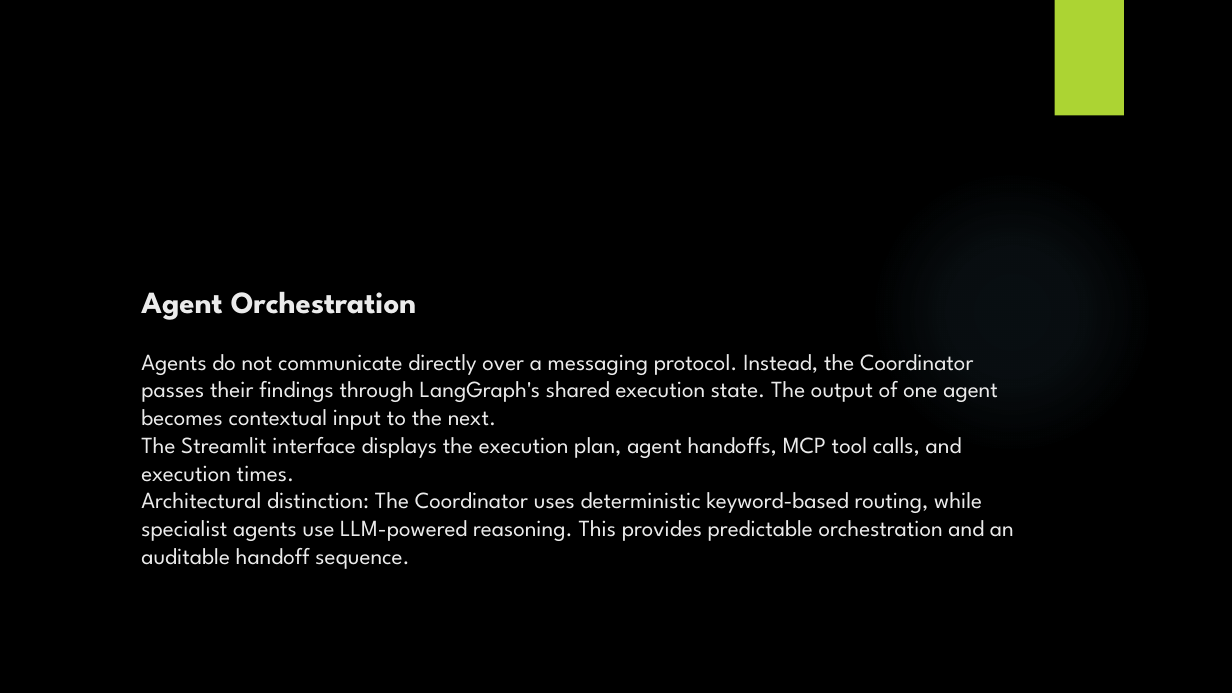
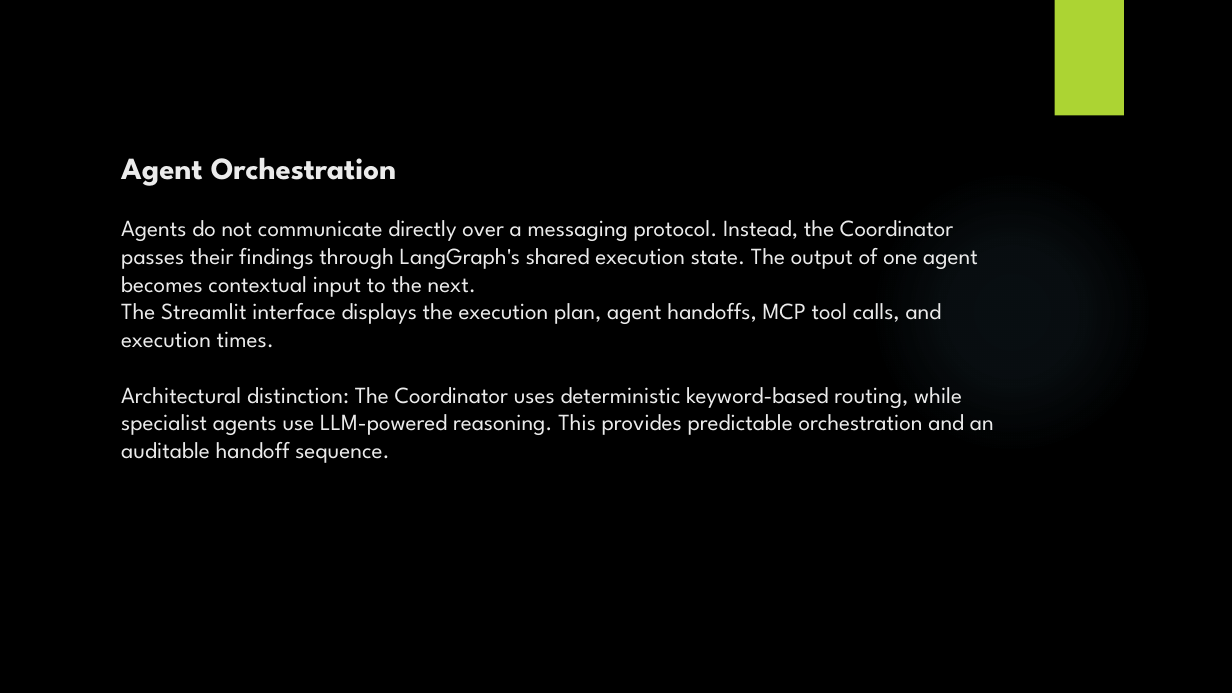
Before and after one commit to guruprasad-bng/Autonomous_DW_Agents, a slide deck: slide 5 of Autonomous_Data_Warehouse_agents.pptx. Drawn at 1232x693 pixels with LibreOffice and Linux fonts; fonts in the diff are those of the drawing; background and template pictures are left out. Boxes give left, top, right and bottom in pixels: in the first picture for what was removed or moved away, otherwise in the second. Text is boxed around its words. In the diff, an @@ line names an element or a change of style, - is before the commit and + after.

```diff
--- a/Autonomous_Data_Warehouse_agents.pptx
+++ b/Autonomous_Data_Warehouse_agents.pptx
@@ title "Agent Orchestration Agents do not ..." rewrapped from (141, 291, 1014, 569) to (121, 157, 994, 463) @@
```
Also in this commit, not shown: 1 other slide changed, 1 slide added.
